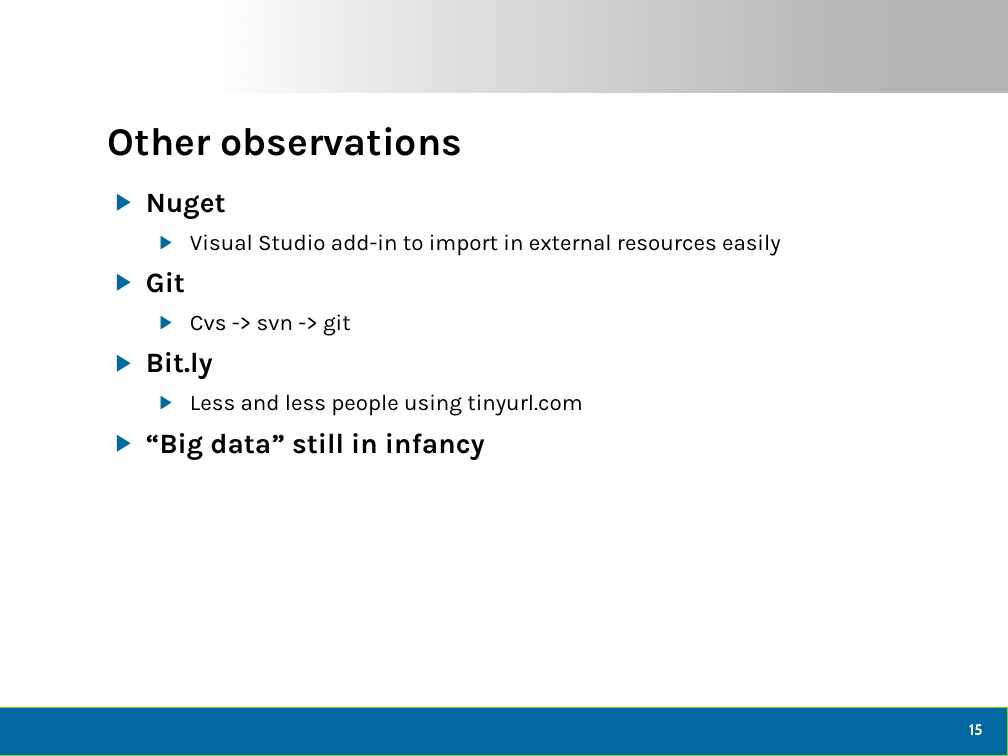
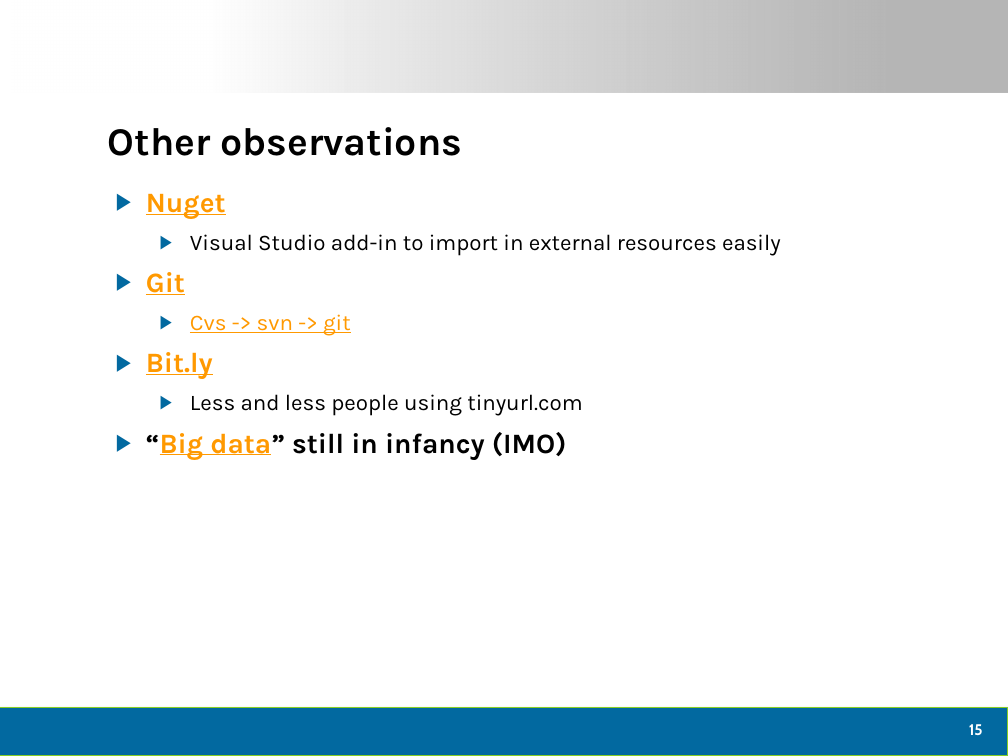
Before and after one commit to dtomyn/HTML5Demo1, a slide deck: slide 16 of Docs/2012 - Live360 Event Review (NEWER).pptx. Drawn at 1008x756 pixels with LibreOffice and Linux fonts; fonts in the diff are those of the drawing; background and template pictures are left out. Boxes give left, top, right and bottom in pixels: in the first picture for what was removed or moved away, otherwise in the second. Text is boxed around its words. In the diff, an @@ line names an element or a change of style, - is before the commit and + after.

```diff
--- a/Docs/2012 - Live360 Event Review (NEWER).pptx
+++ b/Docs/2012 - Live360 Event Review (NEWER).pptx
@@ text at (x1=146, y1=193, x2=351, y2=379): text colour #000000 to #FF9900, underline on in "Nuget", "Git", "Cvs -> svn -> git", "Bit.ly" @@
@@ text at (x1=146, y1=432, x2=567, y2=460): text changed @@
-▶ “Big data” still in infancy
+▶ “Big data” still in infancy (IMO)
```
Also in this commit, not shown: 12 other slides changed, 2 slides added, 3 other files.
